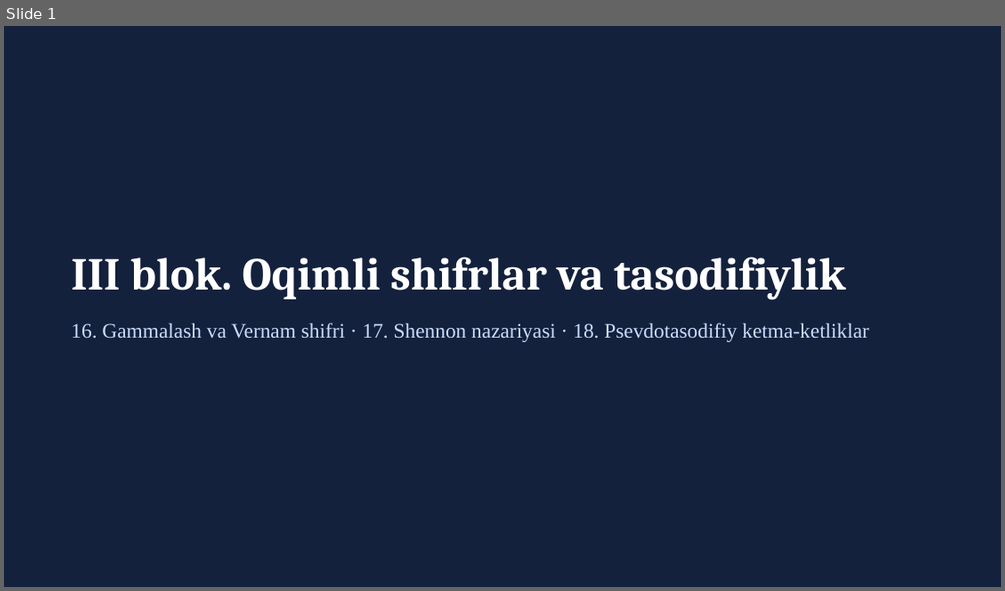
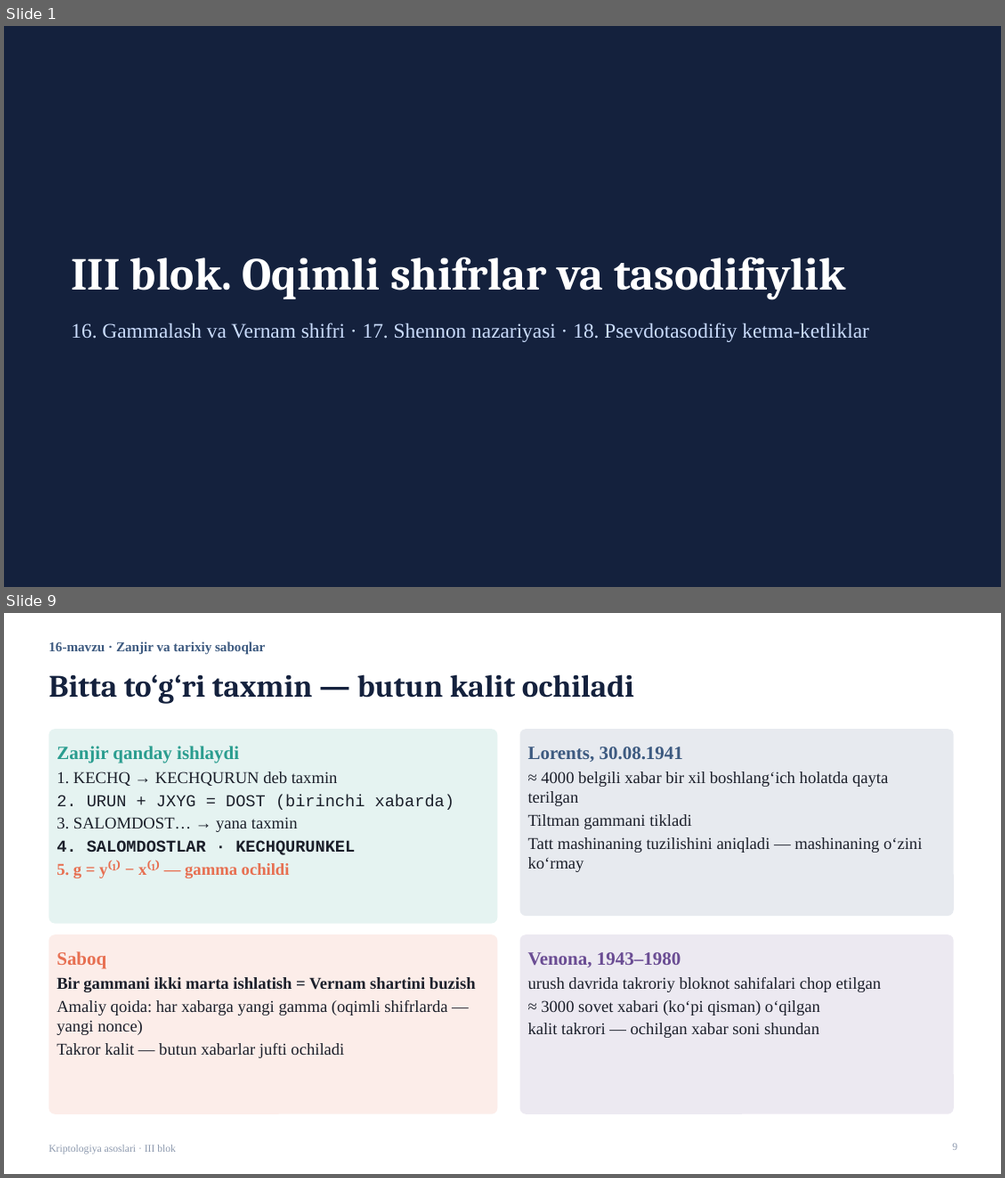
Before and after one commit to qwerty291996/Cryptology_Olympiad, a slide deck: 2026-yil tayyorgarlik/3-blok/Kriptologiya_III_blok_taqdimot.pptx. Shown one above the other, each under a label of ours: slide 1 before the commit, slides 1 and 9 after it; the slides between them are not shown. The pictures are 1005x591 and 1005x1178 pixels, drawn with LibreOffice and Linux fonts; fonts in the diff are those of the drawing. Boxes give left, top, right and bottom in pixels: in the first picture for what was removed or moved away, otherwise in the second. Text is boxed around its words. In the diff, an @@ line names an element or a change of style, - is before the commit and + after.

```diff
--- a/2026-yil tayyorgarlik/3-blok/Kriptologiya_III_blok_taqdimot.pptx
+++ b/2026-yil tayyorgarlik/3-blok/Kriptologiya_III_blok_taqdimot.pptx
@@ slide 9 added at box(4, 613, 1001, 1174), background #FFFFFF @@
@@ text added at box(48, 641, 265, 655), 13 pt, text #3D5A80, bold @@
+16-mavzu · Zanjir va tarixiy saboqlar
@@ title added at box(48, 674, 634, 703), 30 pt, text #14213D, bold @@
+Bitta to‘g‘ri taxmin — butun kalit ochiladi
@@ rounded rectangle added at box(48, 729, 498, 924), fill #2A9D8F at 12% opacity, 16 pt, text #1B1F2A @@
+Zanjir qanday ishlaydi
+1. KECHQ → KECHQURUN deb taxmin
+2. URUN + JXYG = DOST (birinchi xabarda)
+3. SALOMDOST… → yana taxmin
+4. SALOMDOSTLAR · KECHQURUNKEL
+5. g = y⁽¹⁾ − x⁽¹⁾ — gamma ochildi
@@ rounded rectangle added at box(520, 729, 954, 916), fill #3D5A80 at 12% opacity, 16 pt, text #1B1F2A @@
+Lorents, 30.08.1941
+≈ 4000 belgili xabar bir xil boshlang‘ich holatda qayta terilgan
+Tiltman gammani tikladi
+Tatt mashinaning tuzilishini aniqladi — mashinaning o‘zini ko‘rmay
@@ rounded rectangle added at box(48, 934, 498, 1114), fill #E76F51 at 12% opacity, 16 pt, text #1B1F2A @@
+Saboq
+Bir gammani ikki marta ishlatish = Vernam shartini buzish
+Amaliy qoida: har xabarga yangi gamma (oqimli shifrlarda — yangi nonce)
+Takror kalit — butun xabarlar jufti ochiladi
@@ rounded rectangle added at box(520, 934, 954, 1114), fill #6A4C93 at 12% opacity, 16 pt, text #1B1F2A @@
+Venona, 1943–1980
+urush davrida takroriy bloknot sahifalari chop etilgan
+≈ 3000 sovet xabari (ko‘pi qisman) o‘qilgan
+kalit takrori — ochilgan xabar soni shundan
@@ text added at box(48, 1144, 176, 1154), 10 pt, text #8D99AE @@
+Kriptologiya asoslari · III blok
@@ page number added at box(952, 1143, 957, 1150), 10 pt, text #8D99AE @@
+9
```
Also in this commit, not shown: 11 slides changed, 34 other slides added, 6 slides removed, 6 other files.
